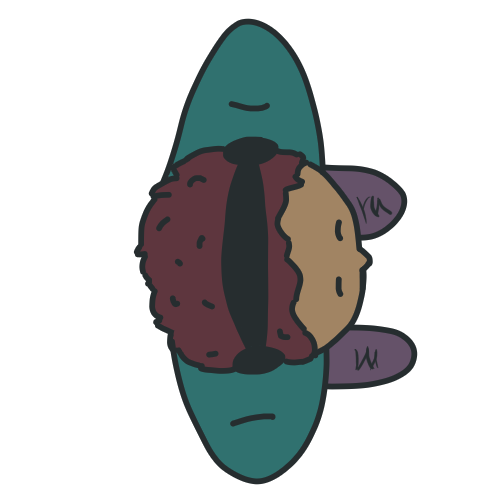
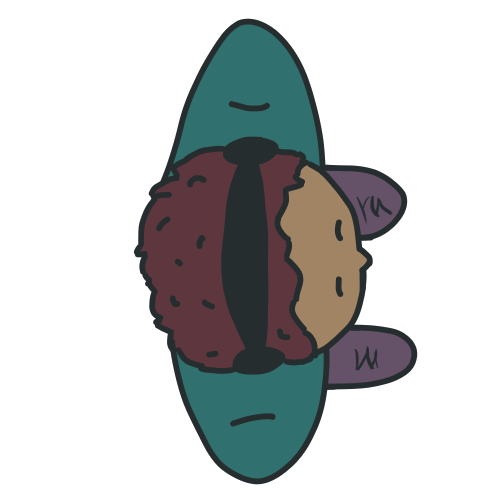
Layers edited between the first and the second 500×500 image:
renamed "Calque de dessin 2" to "corps", painted on it over [143, 151, 412, 457]
added layer "pied G" above "pied D" over [258, 159, 374, 241]
added layer "pied D" above "Calque de dessin 1" over [259, 324, 412, 390]
